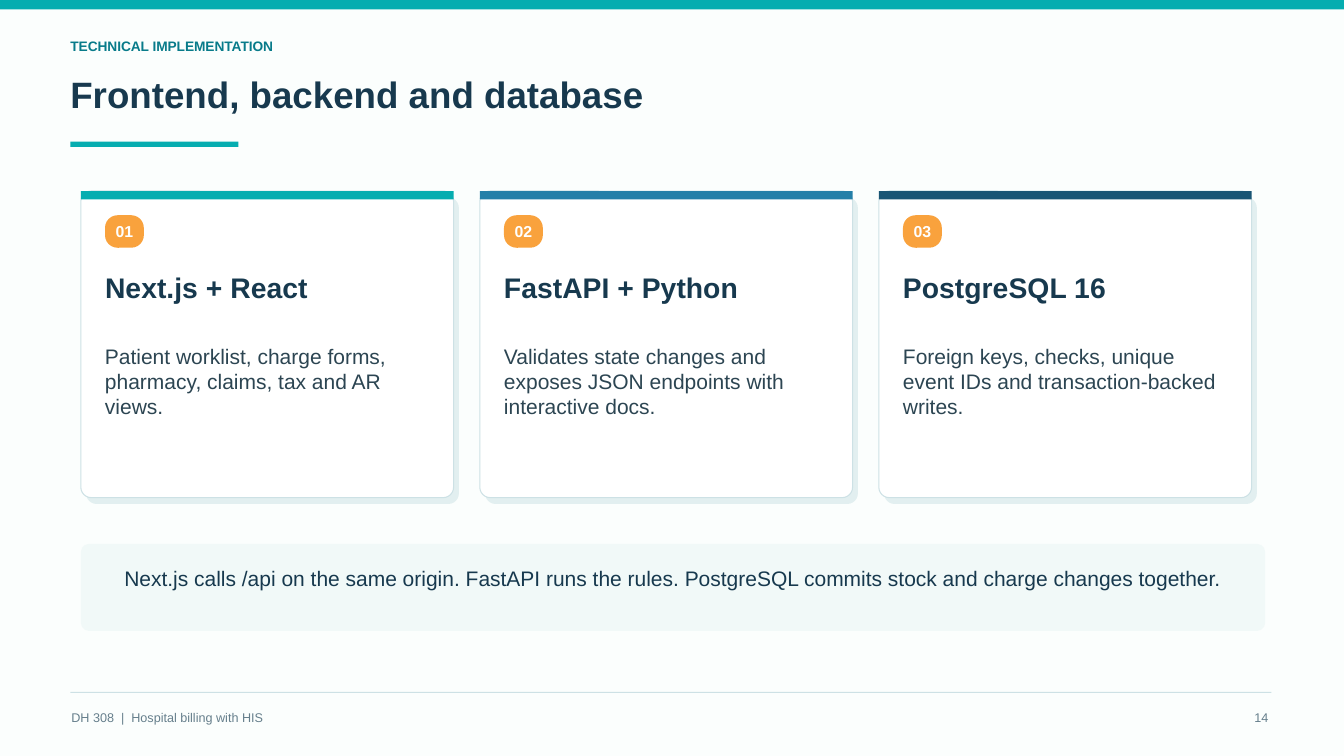
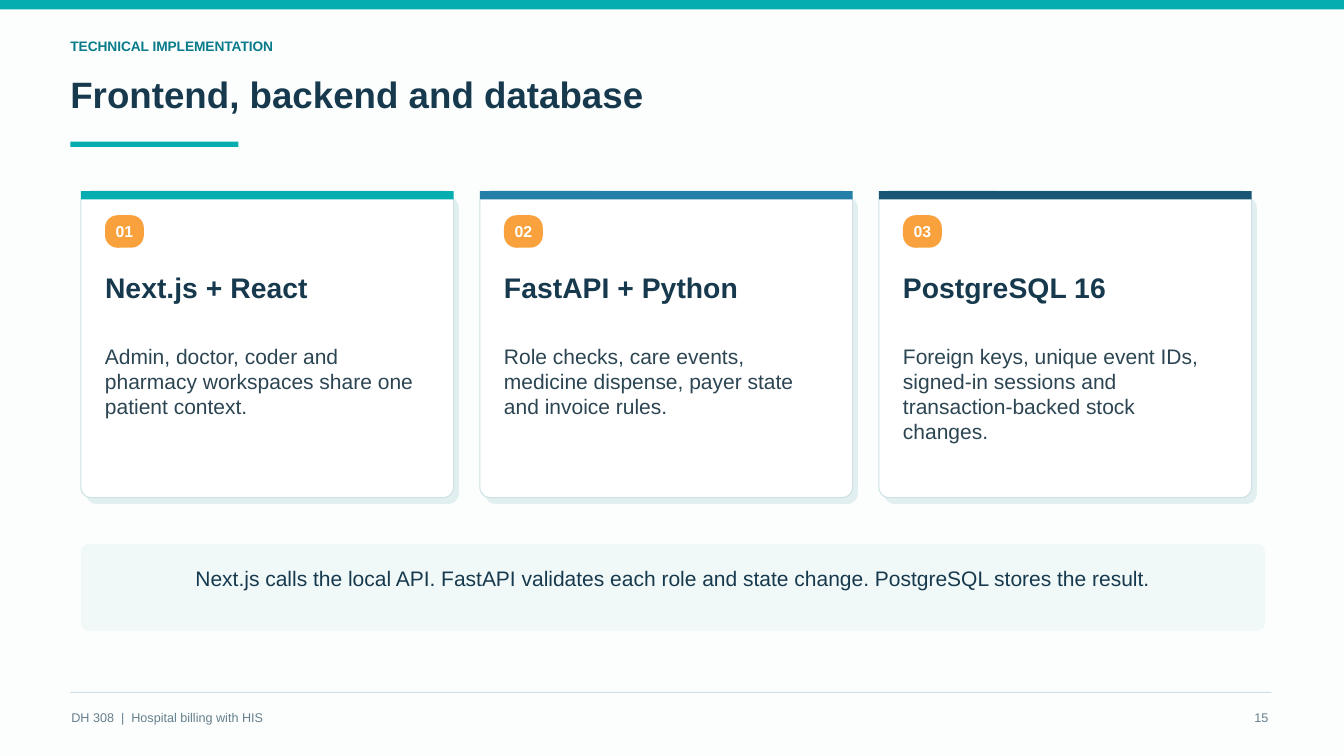
Before and after one commit to Osama-Bin-Lagging/tiveri-billing, a slide deck: slide 15 of presentation/DH308_HIS_Billing_Final.pptx (slide 14 before the commit). Drawn at 1344x756 pixels with LibreOffice and Linux fonts; fonts in the diff are those of the drawing. Boxes give left, top, right and bottom in pixels: in the first picture for what was removed or moved away, otherwise in the second. Text is boxed around its words. In the diff, an @@ line names an element or a change of style, - is before the commit and + after.

Commit message:
Build role-based HIS billing demo and final presentation

```diff
--- a/presentation/DH308_HIS_Billing_Final.pptx
+++ b/presentation/DH308_HIS_Billing_Final.pptx
@@ text at box(105, 348, 413, 419): text changed @@
-Patient worklist, charge forms, pharmacy, claims, tax and AR views.
+Admin, doctor, coder and pharmacy workspaces share one patient context.
@@ text at box(504, 348, 793, 414): text changed @@
-Validates state changes and exposes JSON endpoints with interactive docs.
+Role checks, care events, medicine dispense, payer state and invoice rules.
@@ text at box(903, 348, 1198, 444): text changed @@
-Foreign keys, checks, unique event IDs and transaction-backed writes.
+Foreign keys, unique event IDs, signed-in sessions and transaction-backed stock changes.
@@ text at box(195, 570, 1149, 591): text changed @@
-Next.js calls /api on the same origin. FastAPI runs the rules. PostgreSQL commits stock and charge changes together.
+Next.js calls the local API. FastAPI validates each role and state change. PostgreSQL stores the result.
@@ text at box(1254, 713, 1268, 722): text changed @@
-14
+15
```
Also in this commit, not shown: 11 other slides changed, 9 slides added, 8 slides removed, 13 other files.
